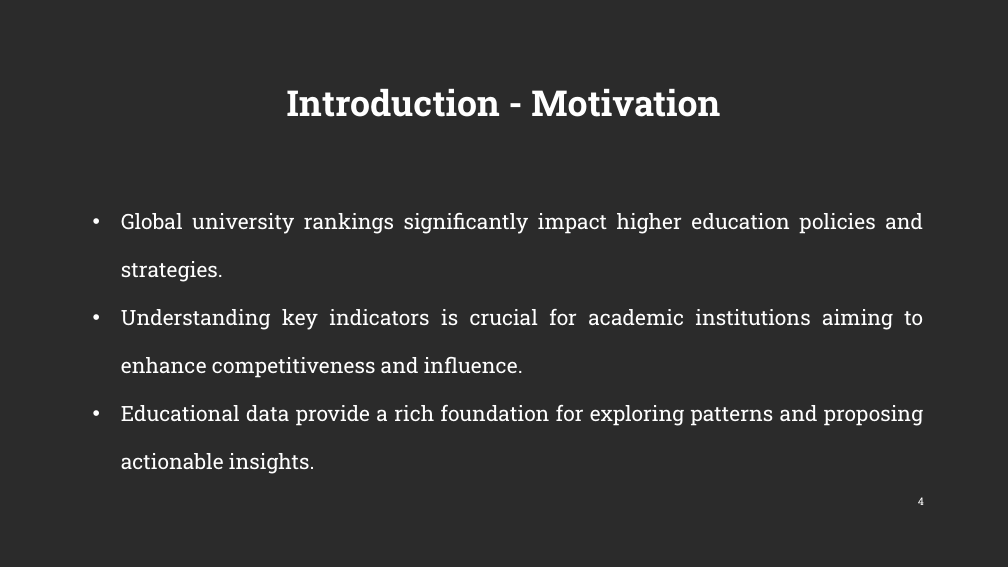
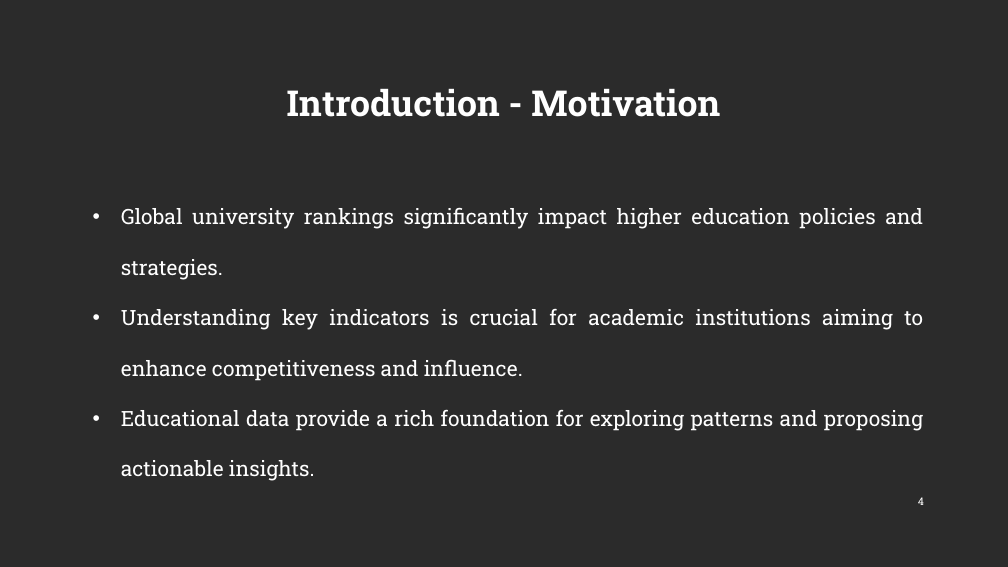
Before and after one commit to Yucheng0208/NTUT-CSIE-Master-Course, a slide deck: slide 4 of 113-2/Data-Science-Principles-with-Applications-on-Educational-Data/Proposal/proposal_slide_group6.pptx. Drawn at 1008x567 pixels with LibreOffice and Linux fonts; fonts in the diff are those of the drawing; background and template pictures are left out; a plain dark background stands for a picture behind light text. Boxes give left, top, right and bottom in pixels: in the first picture for what was removed or moved away, otherwise in the second. Text is boxed around its words. In the diff, an @@ line names an element or a change of style, - is before the commit and + after.

```diff
--- a/113-2/Data-Science-Principles-with-Applications-on-Educational-Data/Proposal/proposal_slide_group6.pptx
+++ b/113-2/Data-Science-Principles-with-Applications-on-Educational-Data/Proposal/proposal_slide_group6.pptx
@@ text "Global university rankings significantly impact ..." at [121,207,923,481]: line spacing 1.9 to 2 @@
```
Also in this commit, not shown: 4 other slides changed.
